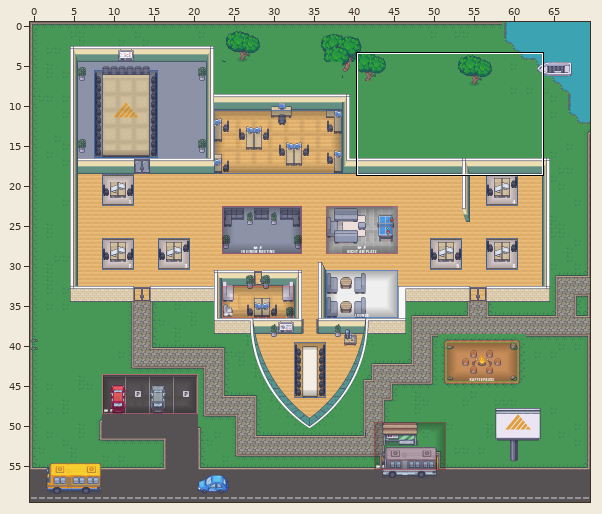
One commit to this Tiled map (JSON): map.tmj. Above, an overview of the earlier version with the close-up marked.
Close-up. Earlier state:
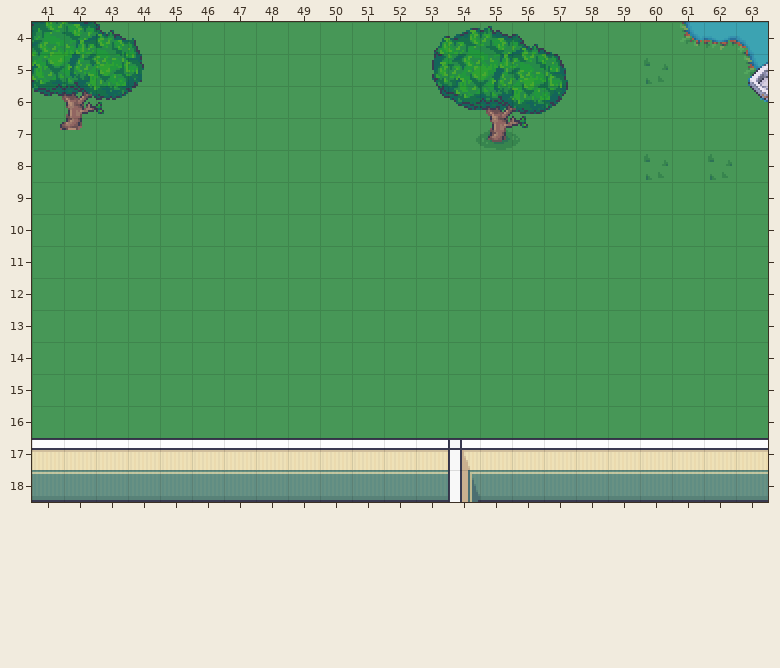
Cells are 32x32 px. Shown: x 41..63, y 4..18. The commit also changed other parts of the map, which this record leaves out.
Now the later version:
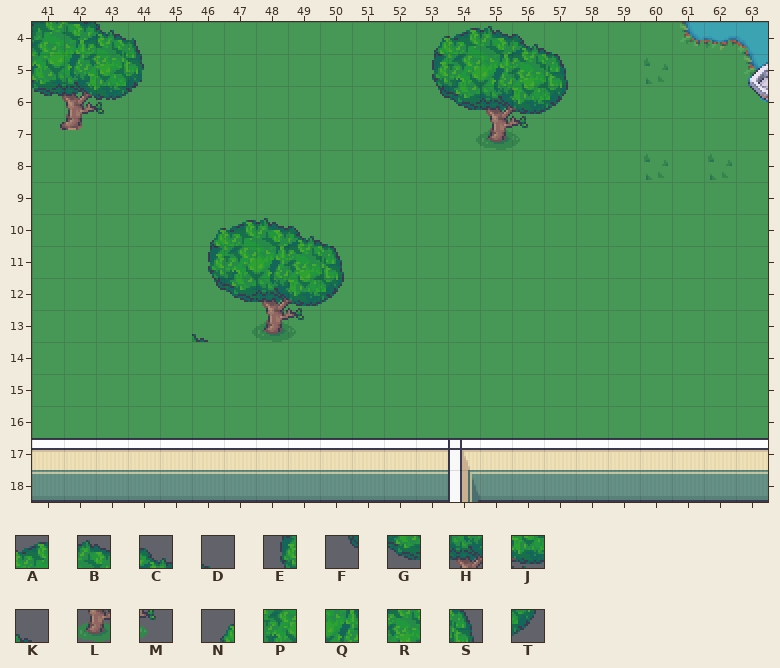
Key: from "Chunk 3": A 187, B 188, C 189, D 190, E 191, F 192, G 193, H 194, J 195, K 197, L 199, M 200; from "Chunk 4": N 209, P 216, Q 217, R 218, S 219, T 226.
_ is an empty cell.
The edit:
Layer "Trees":
y 10: x 46..50 _____ -> NABCD
y 11: x 46..50 _____ -> EPQRS
y 12: x 46..50 _____ -> FGHJT
y 13: x 46 _ -> K; x 48..49 __ -> LM
Where, in picture pixels (left, top, right, bottom), the same in both close-ups:
added: (192, 218, 344, 342)
